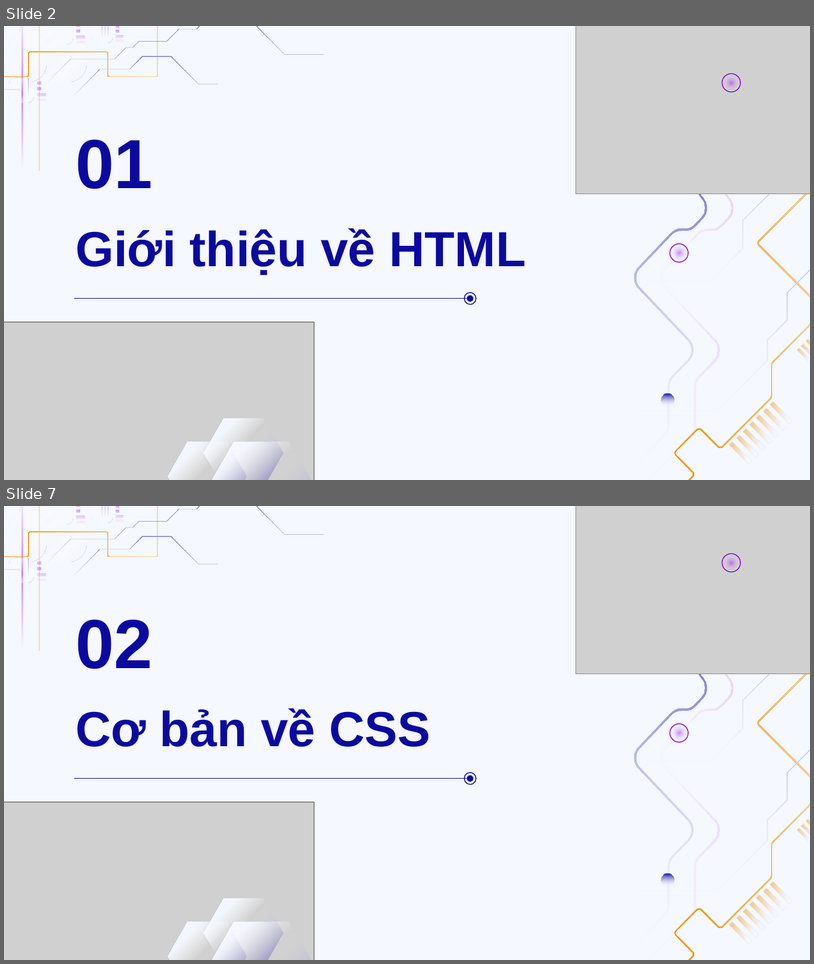
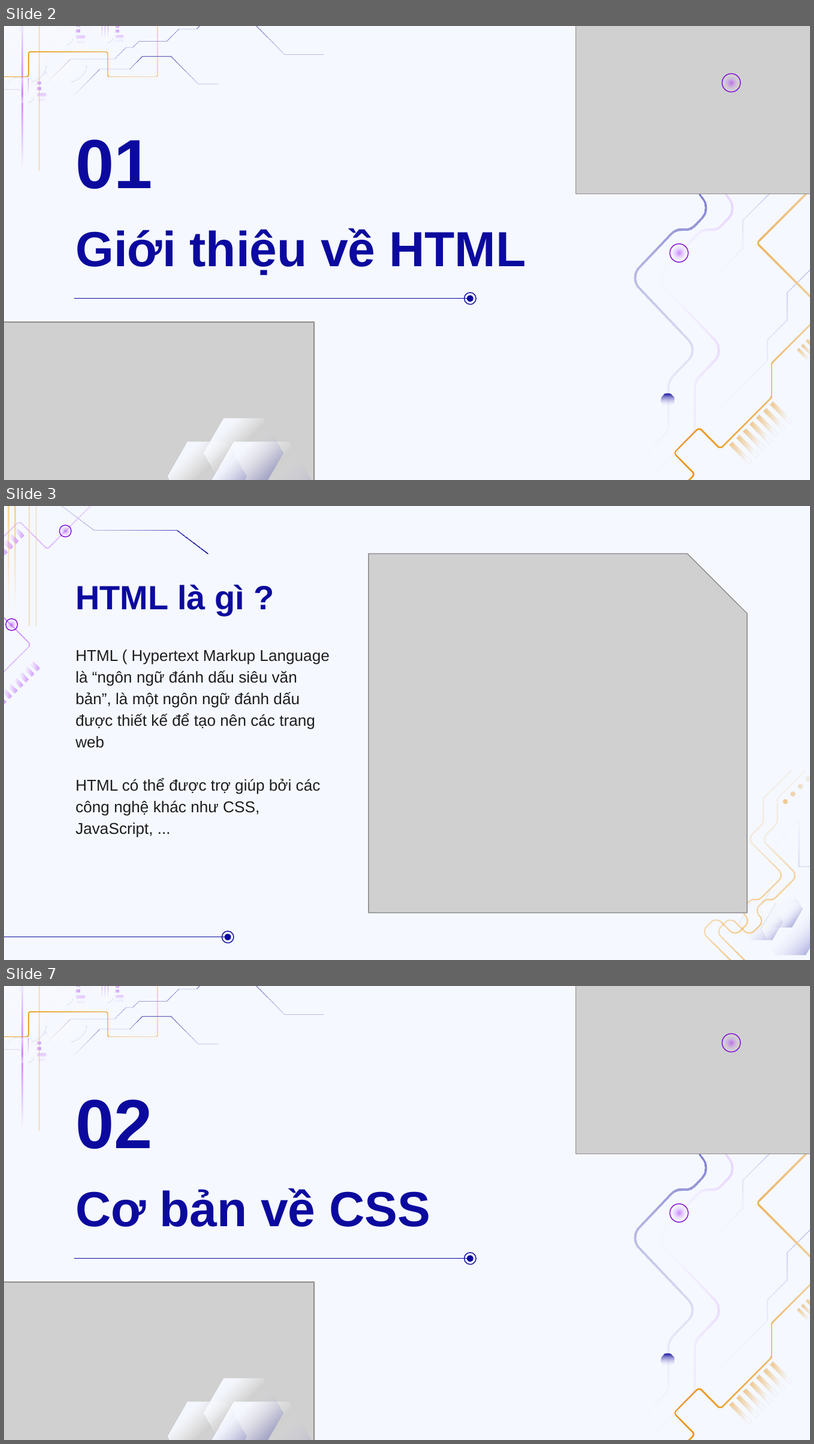
Before and after one commit to duongtrann02/music_app, a slide deck: Công-nghệ-Web.pptx. Shown one above the other, each under a label of ours: slides 2 and 7 before the commit, slides 2, 3 and 7 after it; the slides between them are not shown. The pictures are 814x964 and 814x1444 pixels, drawn with LibreOffice and Linux fonts; fonts in the diff are those of the drawing; grey boxes stand for pictures; background and template pictures are left out. Boxes give left, top, right and bottom in pixels: in the first picture for what was removed or moved away, otherwise in the second. Text is boxed around its words. In the diff, an @@ line names an element or a change of style, - is before the commit and + after.

```diff
--- a/Công-nghệ-Web.pptx
+++ b/Công-nghệ-Web.pptx
@@ slide 3 added at (x1=4, y1=506, x2=810, y2=960), background #F5F8FF @@
@@ group added at (x1=4, y1=506, x2=209, y2=834): 10 freeform shapes, 4 ellipses @@
@@ picture added at (x1=368, y1=553, x2=747, y2=912) @@
@@ title added at (x1=75, y1=585, x2=245, y2=615), 30 pt, text #0C0A9E, bold @@
+HTML là gì ?
@@ subtitle added at (x1=75, y1=649, x2=329, y2=837), 14 pt, text #1D1D1D @@
+HTML ( Hypertext Markup Language là “ngôn ngữ đánh dấu siêu văn bản”, là một ngôn ngữ đánh dấu được thiết kế để tạo nên các trang web
+HTML có thể được trợ giúp bởi các công nghệ khác như CSS, JavaScript, ...
@@ group added at (x1=4, y1=661, x2=39, y2=705): 7 freeform shapes @@
@@ group added at (x1=705, y1=762, x2=810, y2=960): 8 freeform shapes @@
@@ line added from (4, 937) to (225, 937), #0C0A9E 0.75 pt @@
@@ ellipse added at (x1=222, y1=931, x2=234, y2=943), outline #0C0A9E 0.75 pt @@
@@ ellipse added at (x1=225, y1=933, x2=231, y2=940), fill #0C0A9E @@
```
Also in this commit, not shown: 10 slides changed, 10 other slides added, 7 slides removed, 8 other files.
